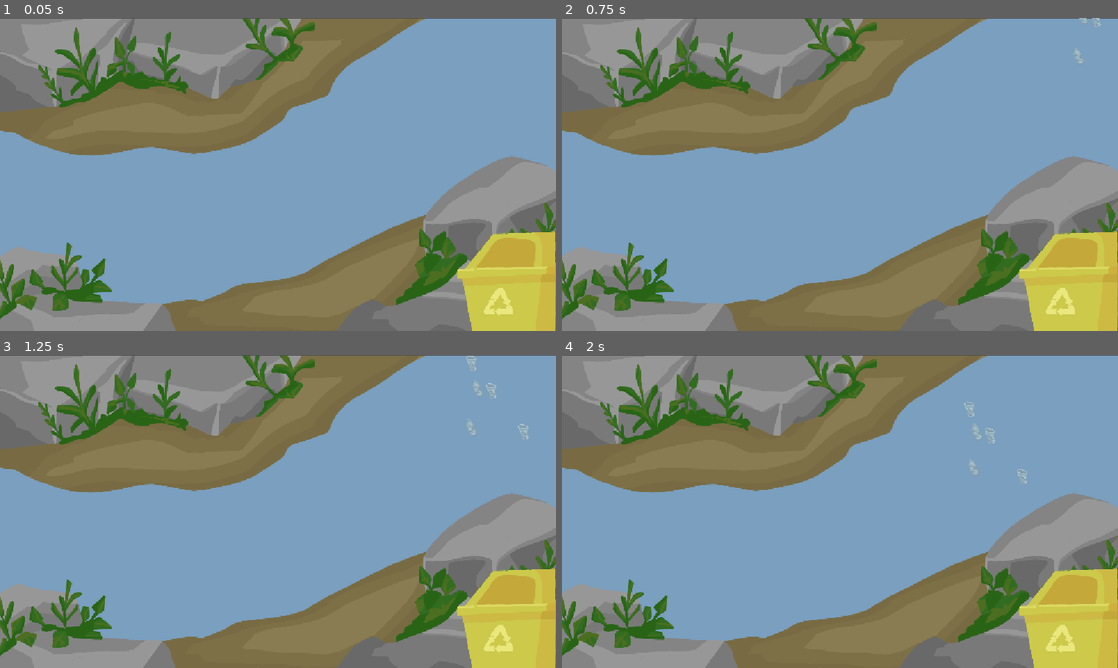
Above: before the commit, frames 1-4 (two rows, left to right).
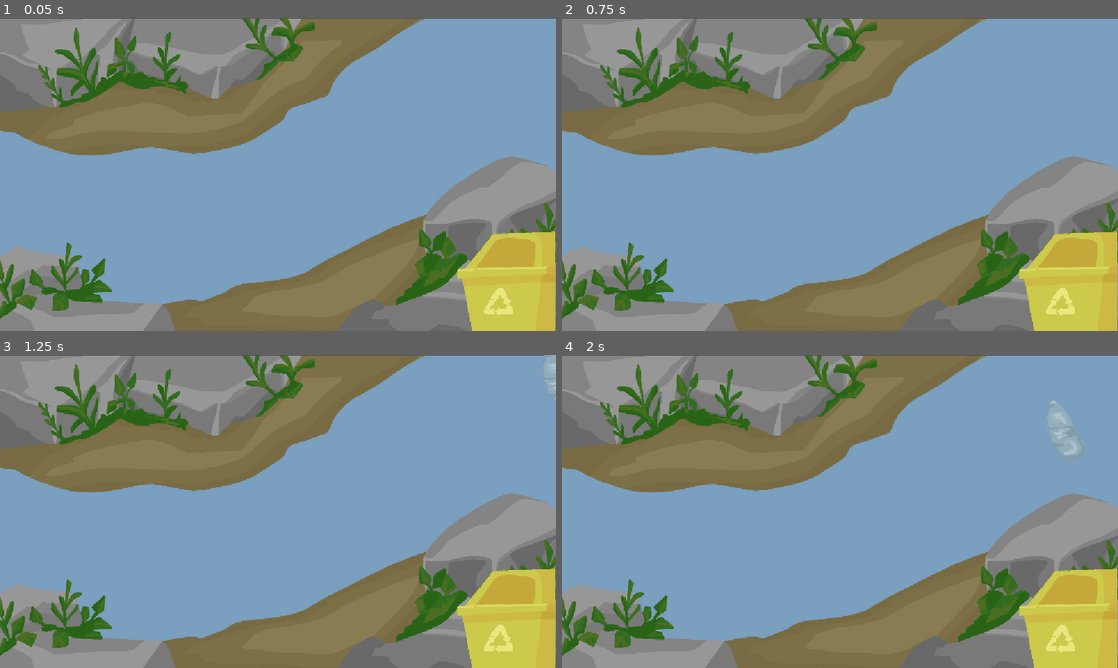
Above: after the commit, the same moments.

Repository: bldng1337/splash
Game: Godot game, scene res://content/W2/river/main.tscn
The game is run twice, just before and just after one commit, with the same random seed, the same clock (stepped at 60 frames per second) and the same inputs. This scene is started directly instead of the project's main scene.
Inputs (mouse positions are in pixels of both pictures, inside the frame that each line leads up to):
- Up to frame 1 (0.05 s): no input
- Up to frame 2 (0.75 s): tap Enter at 0.5 s; move the mouse to (962, 158) at 0.52 s; click (962, 158) at 0.67 s
- Up to frame 3 (1.25 s): no input
- Up to frame 4 (2 s): move the mouse to (728, 527) at 1.27 s; click (728, 527) at 1.42 s

Frame 1 is identical in both runs. In frame 2, less than 0.1% of the frame differs, in the area x 92-97%, y 0-15%; in frame 3, 0.2%; in frame 4, 0.4%, in the area x 72-93%, y 14-42%.

Commit message:
Update W2 river

Diff:
--- a/content/W1/tapoff/sinks/Sink1.tscn
+++ b/content/W1/tapoff/sinks/Sink1.tscn
@@ -6,6 +6,7 @@
 size = Vector2(40, 40)
 
 [node name="Sink1" type="Node2D" node_paths=PackedStringArray("button")]
+scale = Vector2(1.6, 1.6)
 script = ExtResource("1_7xuc6")
 button = NodePath("Button")
 
--- a/content/W2/river/main.tscn
+++ b/content/W2/river/main.tscn
@@ -20,7 +20,6 @@
 script = ExtResource("3_eikky")
 entity = ExtResource("2_eikky")
 spawn_range = 80.0
-amount = 5
 path = NodePath("../Path2D")
 
 [node name="Path2D" type="Path2D" parent="."]
--- a/content/W2/river/spawner.gd
+++ b/content/W2/river/spawner.gd
@@ -2,13 +2,24 @@
 
 @export var entity: PackedScene
 @export var spawn_range=100.0
-@export var amount=10
+@export var amount=3.5
 @export var path: Path2D
+@export var delay=0.8
+
+var _timer: float = 0.0
+var _spawned: int = 0
 
 func _ready():
-	for i in range(amount):
-		var e: Node2D = entity.instantiate()
-		e.position = Vector2(randf_range(-spawn_range, spawn_range), randf_range(-spawn_range, spawn_range))
-		e.path=path
-		e.z_index=1
-		add_child(e)
+	amount=floor(amount*randf_range(0,1))
+
+func _process(delta):
+	_timer += delta
+	if _timer > delay:
+		_timer = 0.0
+		_spawned += 1
+		if _spawned < amount:
+			var e: Node2D = entity.instantiate()
+			e.position = Vector2(randf_range(-spawn_range, spawn_range), randf_range(-spawn_range, spawn_range))
+			e.path=path
+			e.z_index=1
+			add_child(e)
--- a/content/W2/river/trash.tscn
+++ b/content/W2/river/trash.tscn
@@ -11,5 +11,5 @@
 
 [node name="Sprite2D" type="Sprite2D" parent="."]
 position = Vector2(-4.7683716e-07, -4.7683716e-07)
-scale = Vector2(0.2, 0.2)
+scale = Vector2(0.7, 0.7)
 texture = SubResource("PlaceholderTexture2D_4kwgi")
